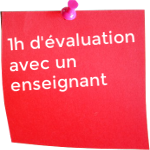
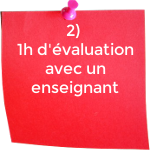
The second 150x150 image is a revision of the first. Changes to its layers:
painted on "..." over [7, 23, 135, 97]
